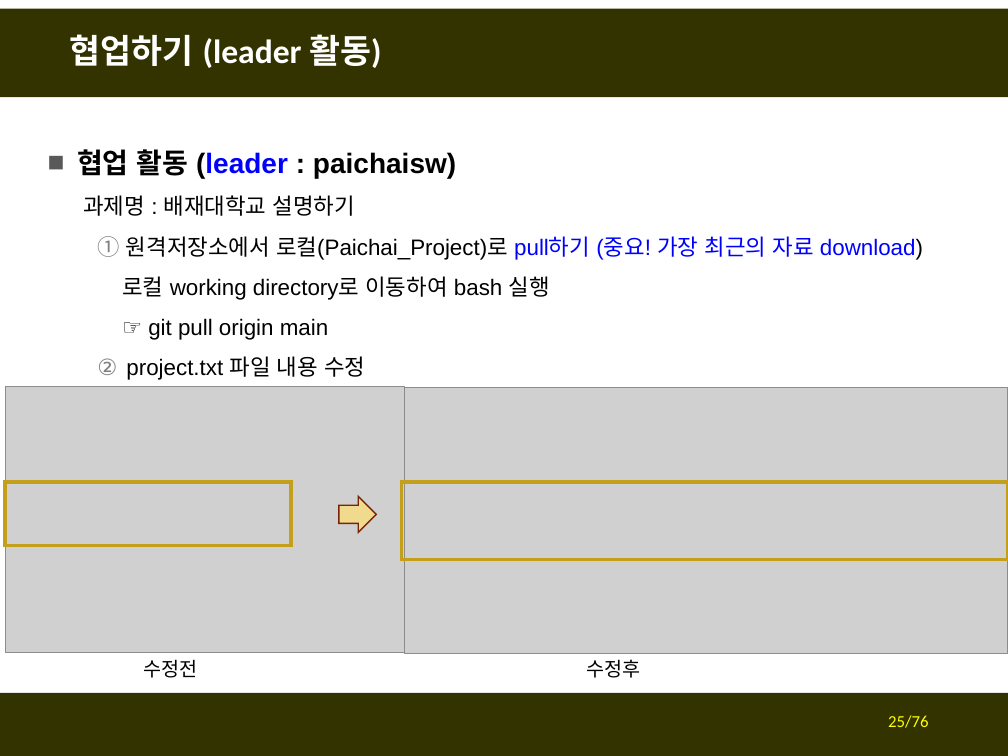
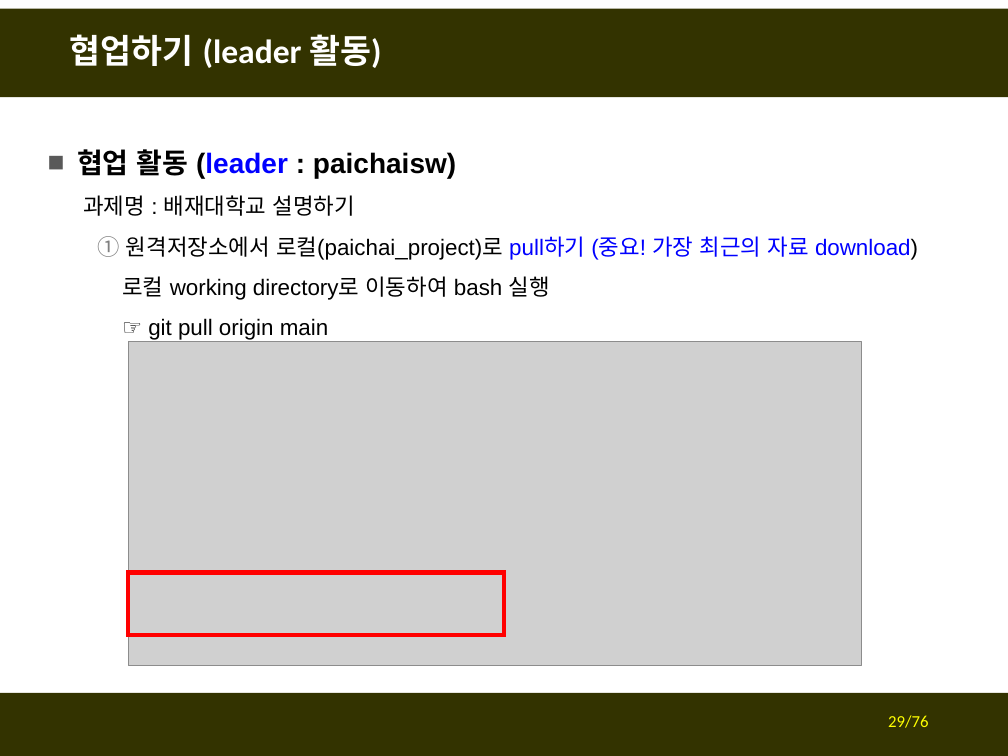
Before and after one commit to fasthill/github-lecture, a slide deck: slide 29 of git및github첫걸음4-협업하기.pptx (slide 25 before the commit). Drawn at 1008x756 pixels with LibreOffice and Linux fonts; fonts in the diff are those of the drawing; grey boxes stand for pictures. Boxes give left, top, right and bottom in pixels: in the first picture for what was removed or moved away, otherwise in the second. Text is boxed around its words. In the diff, an @@ line names an element or a change of style, - is before the commit and + after.

```diff
--- a/git및github첫걸음4-협업하기.pptx
+++ b/git및github첫걸음4-협업하기.pptx
@@ text at [126, 236, 918, 260]: text changed @@
-  1. 원격저장소에서 로컬(Paichai_Project)로 pull하기 (중요! 가장 최근의 자료 download)
+  1. 원격저장소에서 로컬(paichai_project)로 pull하기 (중요! 가장 최근의 자료 download)
@@ text at [126, 356, 365, 380]: paragraph removed @@
-  2. project.txt 파일 내용 수정
@@ picture added at [128, 342, 861, 666] @@
@@ picture removed at [5, 387, 404, 653] @@
@@ picture removed at [404, 388, 1008, 654] @@
@@ rectangle removed at [5, 482, 291, 545] @@
@@ right arrow removed at [339, 496, 376, 532] @@
@@ rectangle removed at [401, 482, 1008, 559] @@
@@ rectangle added at [128, 573, 504, 635], outline #FF0000 3 pt @@
@@ text removed at [143, 659, 197, 678] @@
-수정전
@@ text removed at [586, 659, 640, 678] @@
-수정후
@@ page number at [888, 715, 928, 728]: text changed @@
-25/76
+29/76
```
Also in this commit, not shown: 20 other slides changed, 5 slides added.
